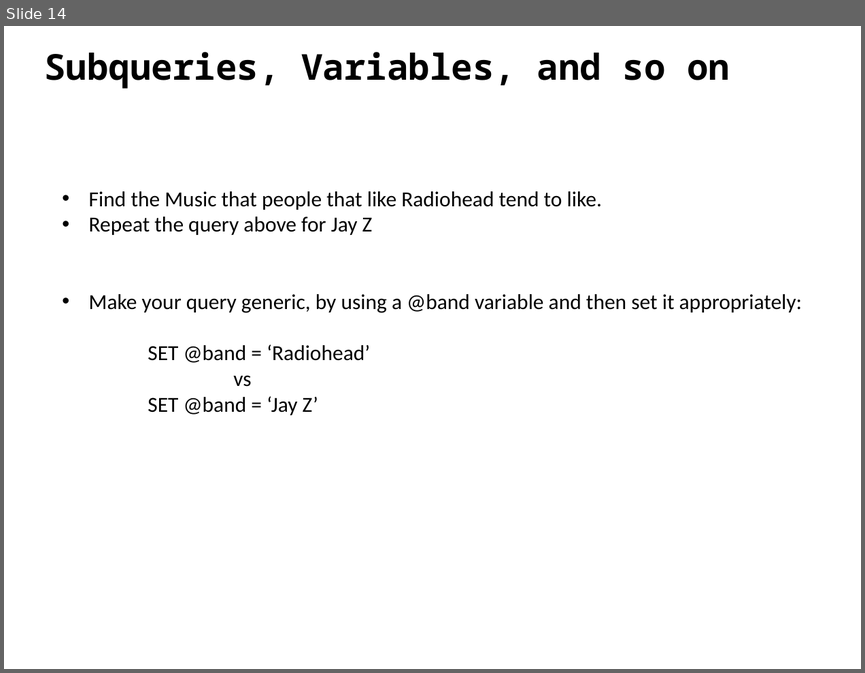
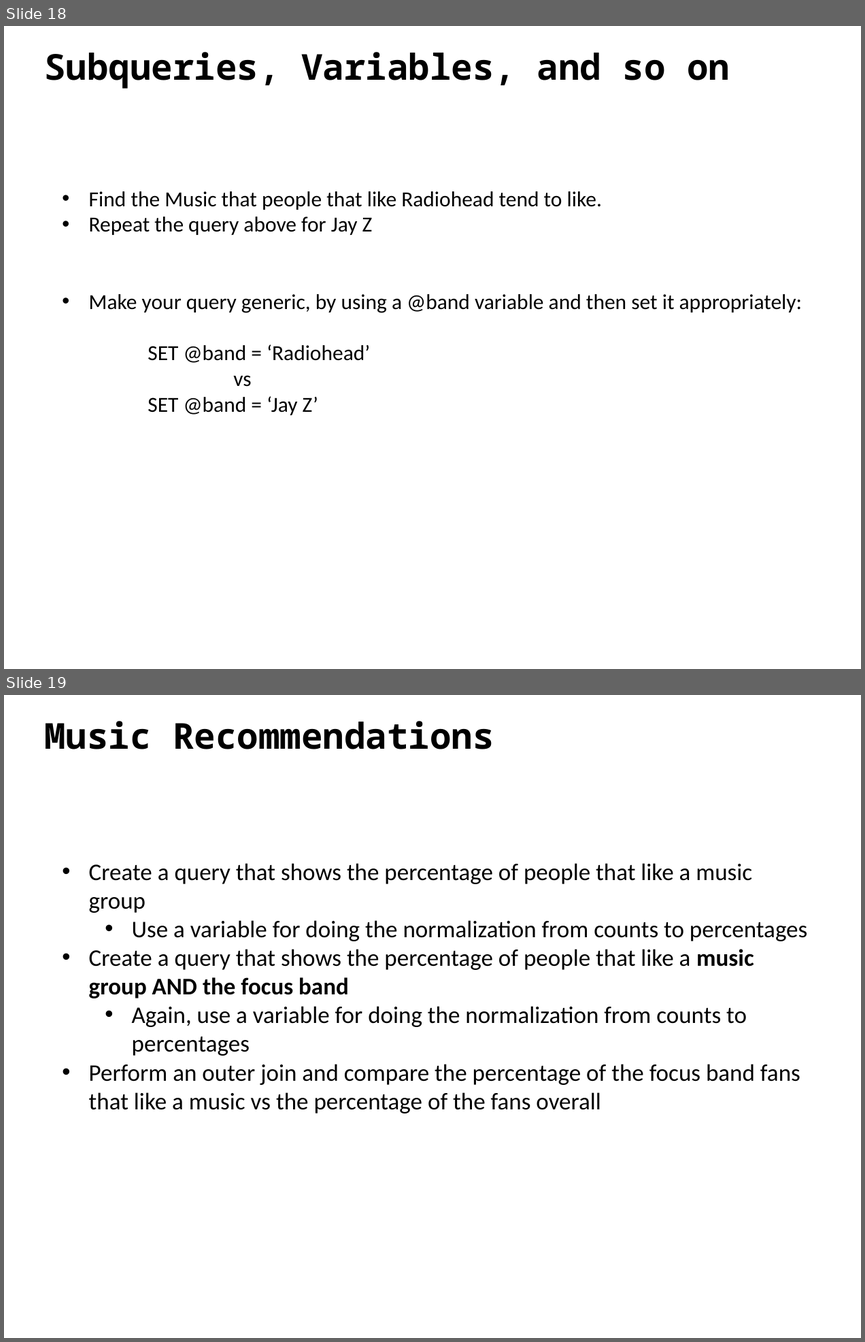
Before and after one commit to ipeirotis/introduction-to-databases, a slide deck: session6/F-SQL_Subqueries.pptx. Shown one above the other, each under a label of ours: slide 14 before the commit, slides 18 and 19 after it. The pictures are 865x673 and 865x1342 pixels, drawn with LibreOffice and Linux fonts; fonts in the diff are those of the drawing. Boxes give left, top, right and bottom in pixels: in the first picture for what was removed or moved away, otherwise in the second. Text is boxed around its words. In the diff, an @@ line names an element or a change of style, - is before the commit and + after.

```diff
--- a/session6/F-SQL_Subqueries.pptx
+++ b/session6/F-SQL_Subqueries.pptx
@@ slide 19 added at (4, 695, 861, 1338), background #FFFFFF @@
@@ text added at (44, 721, 494, 749), 30 pt, text #000000, bold @@
+Music Recommendations
@@ text added at (89, 863, 807, 1113), 20 pt, text #000000 @@
+• Create a query that shows the percentage of people that like a music group
+  • Use a variable for doing the normalization from counts to percentages
+• Create a query that shows the percentage of people that like a music group AND the focus band
+  • Again, use a variable for doing the normalization from counts to percentages
+• Perform an outer join and compare the percentage of the focus band fans that like a music vs the percentage of the fans overall
@@ what was slide 14 is now slide 18 @@
```
Also in this commit, not shown: 5 slides changed, 6 other slides added, 4 slides removed.
